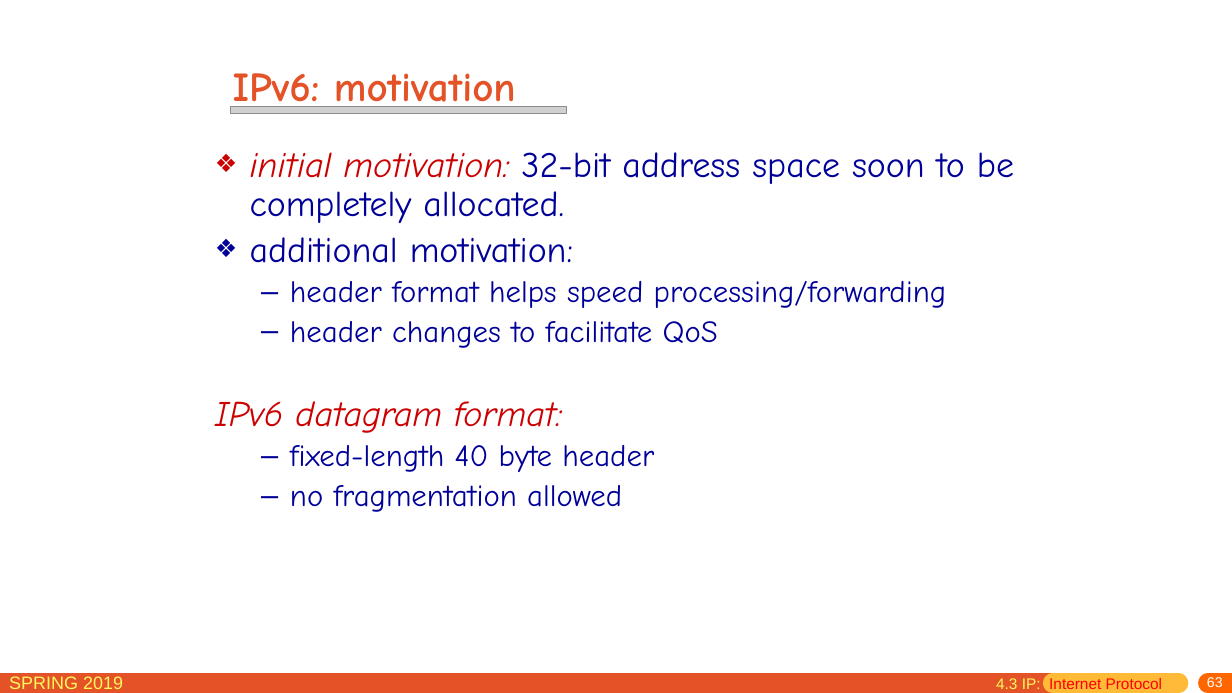
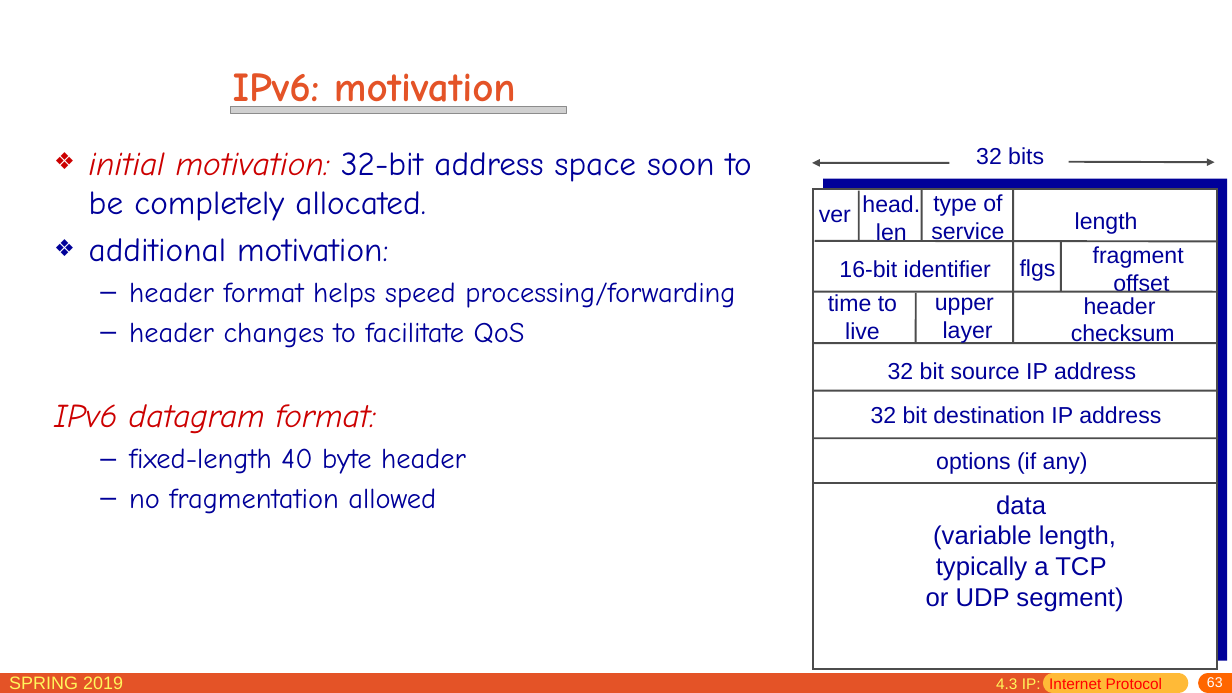
Before and after one commit to jichenghu/PPT_networkDistributed, a slide deck: slide 63 of chapter4.pptx. Drawn at 1232x693 pixels with LibreOffice and Linux fonts; fonts in the diff are those of the drawing; grey boxes stand for pictures. Boxes give left, top, right and bottom in pixels: in the first picture for what was removed or moved away, otherwise in the second. Text is boxed around its words. In the diff, an @@ line names an element or a change of style, - is before the commit and + after.

Commit message:
Update chapter4.pptx with minor changes
with minor changes

```diff
--- a/chapter4.pptx
+++ b/chapter4.pptx
@@ text "initial motivation: 32-bit address space ...": place and size @@
-text "initial motivation: 32-bit address space ..." at <box>215,152,1014,512</box>
+text "initial motivation: 32-bit address space ..." at <box>54,152,752,514</box>
@@ text "initial motivation: 32-bit address space ..." at <box>54,152,752,514</box>: size 28 to 25.9 pt in "initial motivation: 32-bit address space soon to ...", "additional motivation:", "IPv6 datagram format:"; size 24 to 22.2 pt in "header format helps speed processing/forwarding", "header changes to facilitate QoS", "fixed-length 40 byte header", "no fragmentation allowed"; line spacing 0.9 to 1 @@
@@ group added at <box>812,147,1227,670</box>: 15 texts, 13 lines, 2 rectangles, 2 arrows @@
+ver
+length
+32 bits
+data
+(variable length,
+typically a TCP
+or UDP segment)
+16-bit identifier
+header
+checksum
+time to
+live
+32 bit source IP address
+head.
+len
+type of
+service
+flgs
+fragment
+offset
+upper
+layer
+32 bit destination IP address
+options (if any)
```
